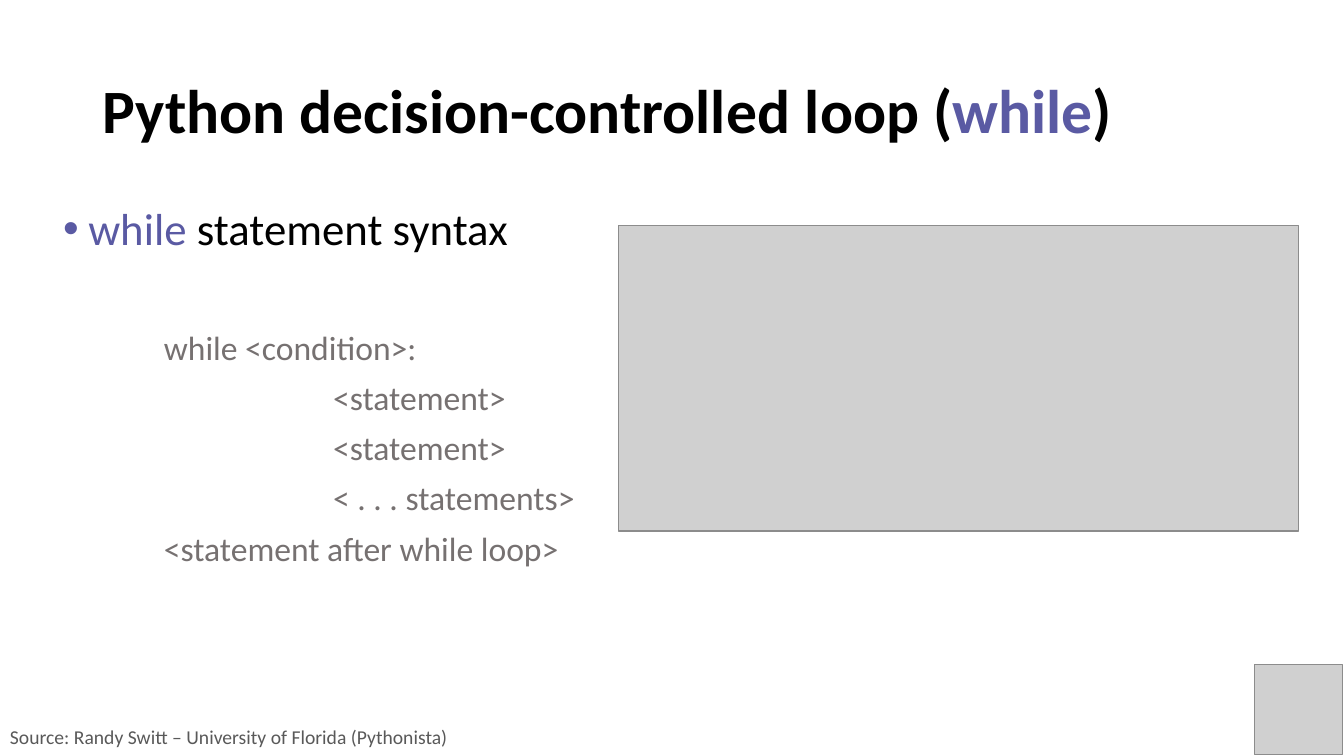
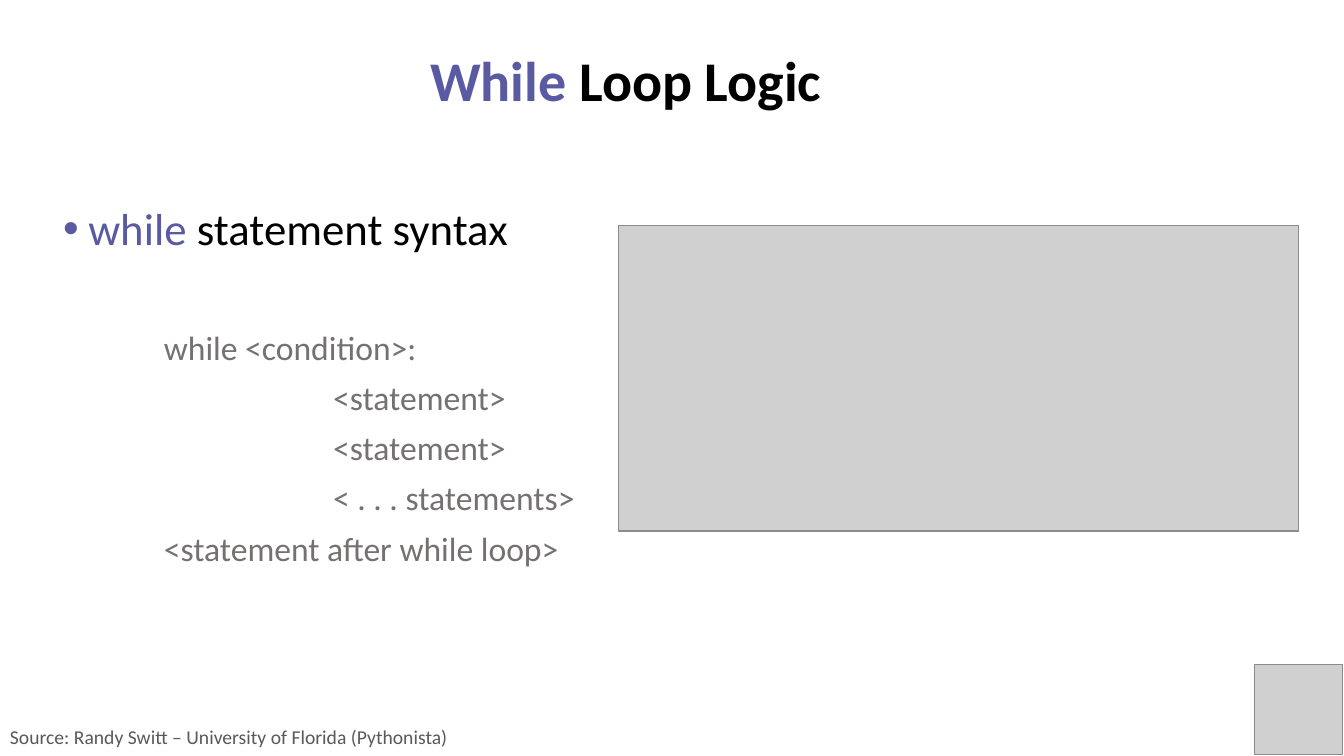
Before and after one commit to PracticumAI/python, a slide deck: slide 10 of presentations/03.1_loops.pptx (slide 9 before the commit). Drawn at 1344x756 pixels with LibreOffice and Linux fonts; fonts in the diff are those of the drawing; grey boxes stand for pictures. Boxes give left, top, right and bottom in pixels: in the first picture for what was removed or moved away, otherwise in the second. Text is boxed around its words. In the diff, an @@ line names an element or a change of style, - is before the commit and + after.

```diff
--- a/presentations/03.1_loops.pptx
+++ b/presentations/03.1_loops.pptx
@@ title at bbox=[430, 61, 821, 111]: text changed; size 44 to 40 pt @@
-Python decision-controlled loop (while)
+While Loop Logic
```
Also in this commit, not shown: 5 other slides changed, 4 slides added, 3 other files.
